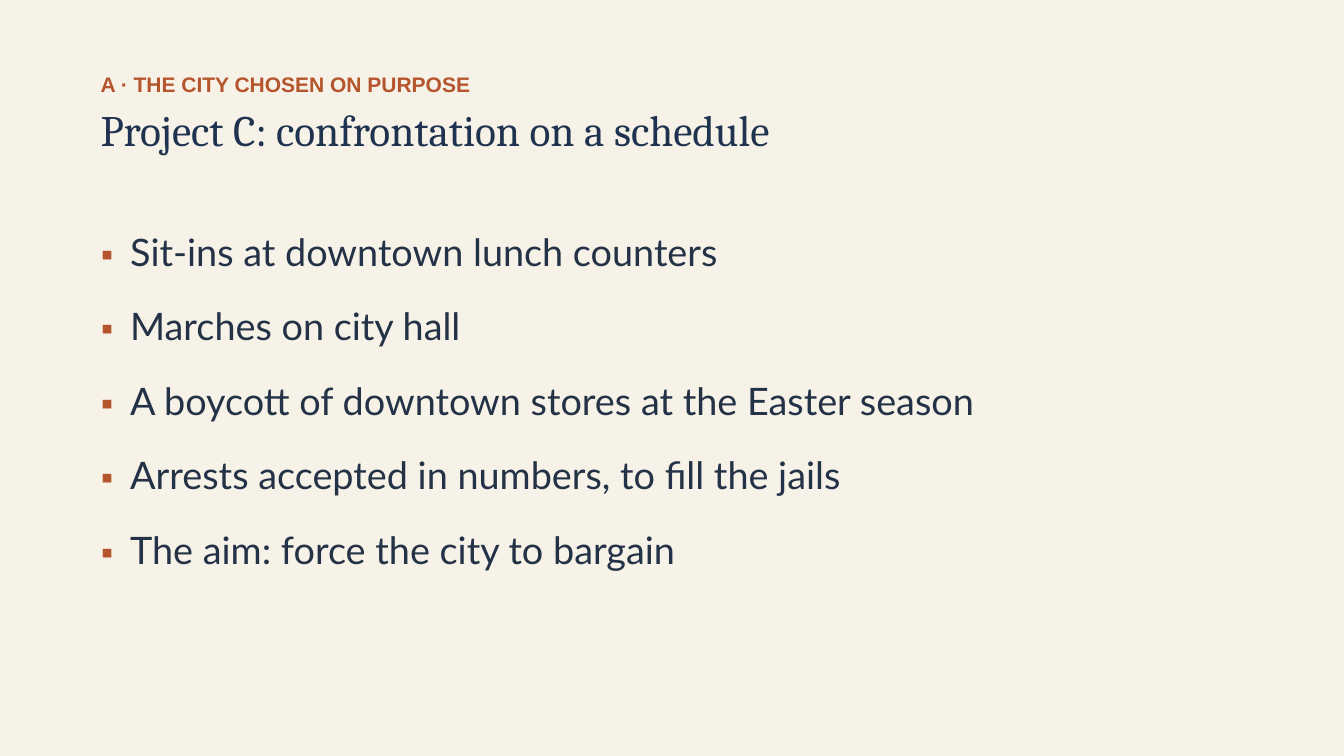
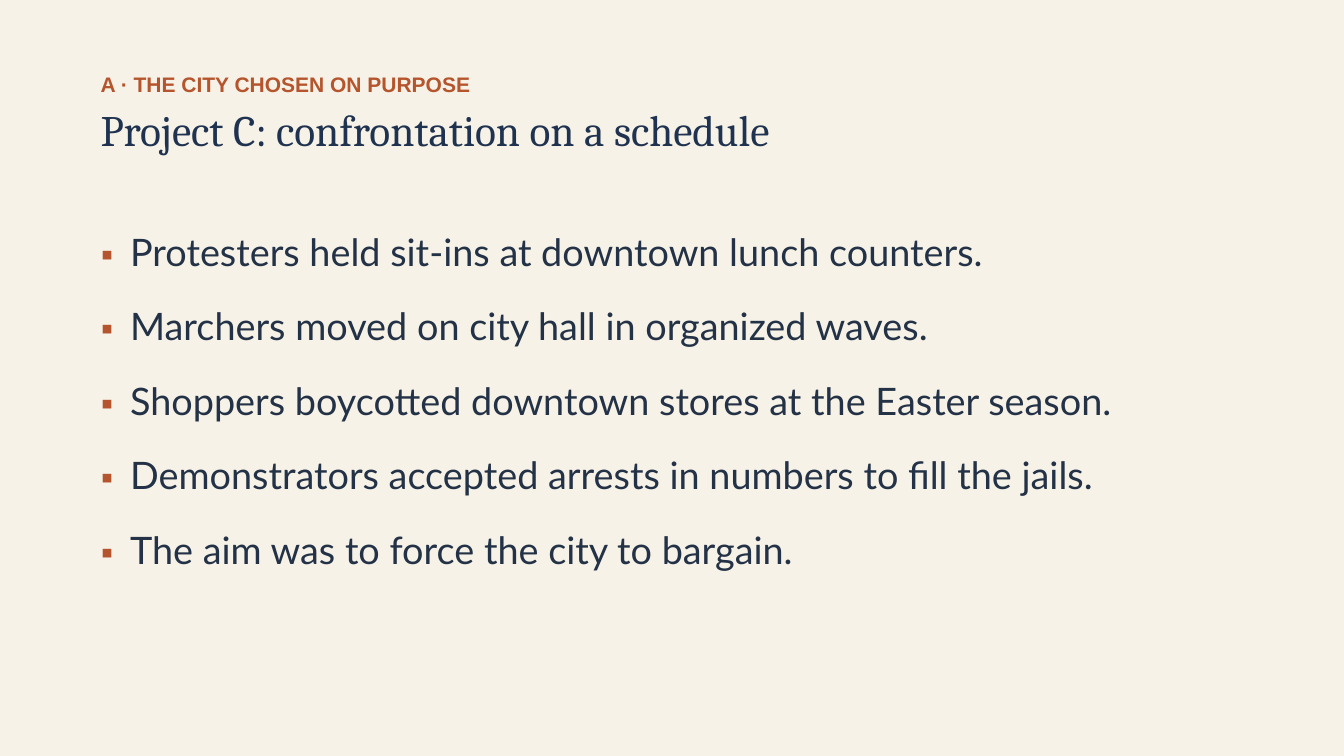
Before and after one commit to ab17gthb/humanities-curriculum-group, a slide deck: slide 5 of civil-rights/lesson-05/lesson-05-slides.pptx. Drawn at 1344x756 pixels with LibreOffice and Linux fonts; fonts in the diff are those of the drawing. Boxes give left, top, right and bottom in pixels: in the first picture for what was removed or moved away, otherwise in the second. Text is boxed around its words. In the diff, an @@ line names an element or a change of style, - is before the commit and + after.

Commit message:
Rollout: Civil Rights L5 reworked and live (Birmingham and the March on Washington)

```diff
--- a/civil-rights/lesson-05/lesson-05-slides.pptx
+++ b/civil-rights/lesson-05/lesson-05-slides.pptx
@@ text at <box>130,238,1111,571</box>: text changed @@
-▪ Sit-ins at downtown lunch counters
-▪ Marches on city hall
-▪ A boycott of downtown stores at the Easter season
-▪ Arrests accepted in numbers, to fill the jails
-▪ The aim: force the city to bargain
+▪ Protesters held sit-ins at downtown lunch counters.
+▪ Marchers moved on city hall in organized waves.
+▪ Shoppers boycotted downtown stores at the Easter season.
+▪ Demonstrators accepted arrests in numbers to fill the jails.
+▪ The aim was to force the city to bargain.
```
Also in this commit, not shown: 9 other slides changed, 6 other files.
